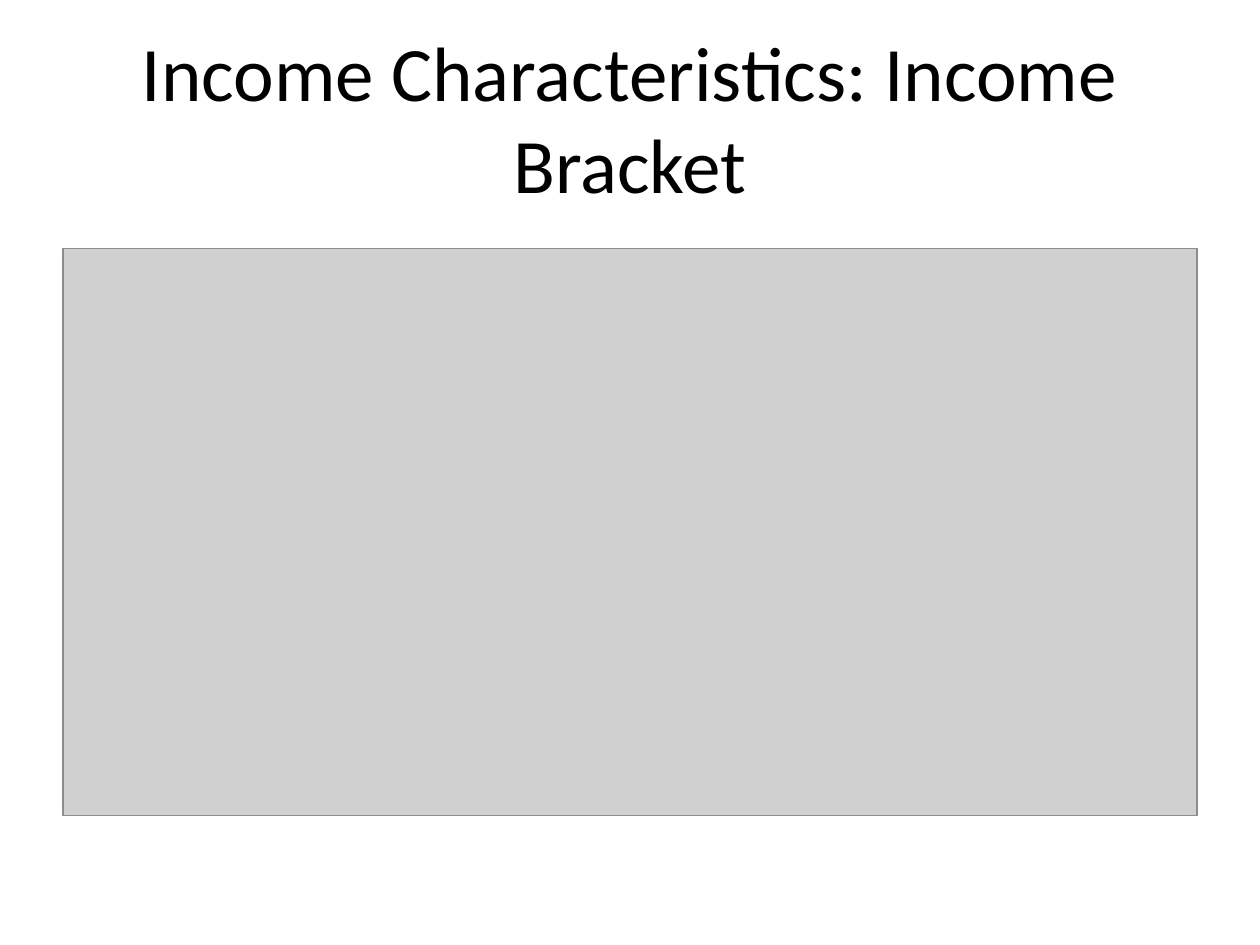
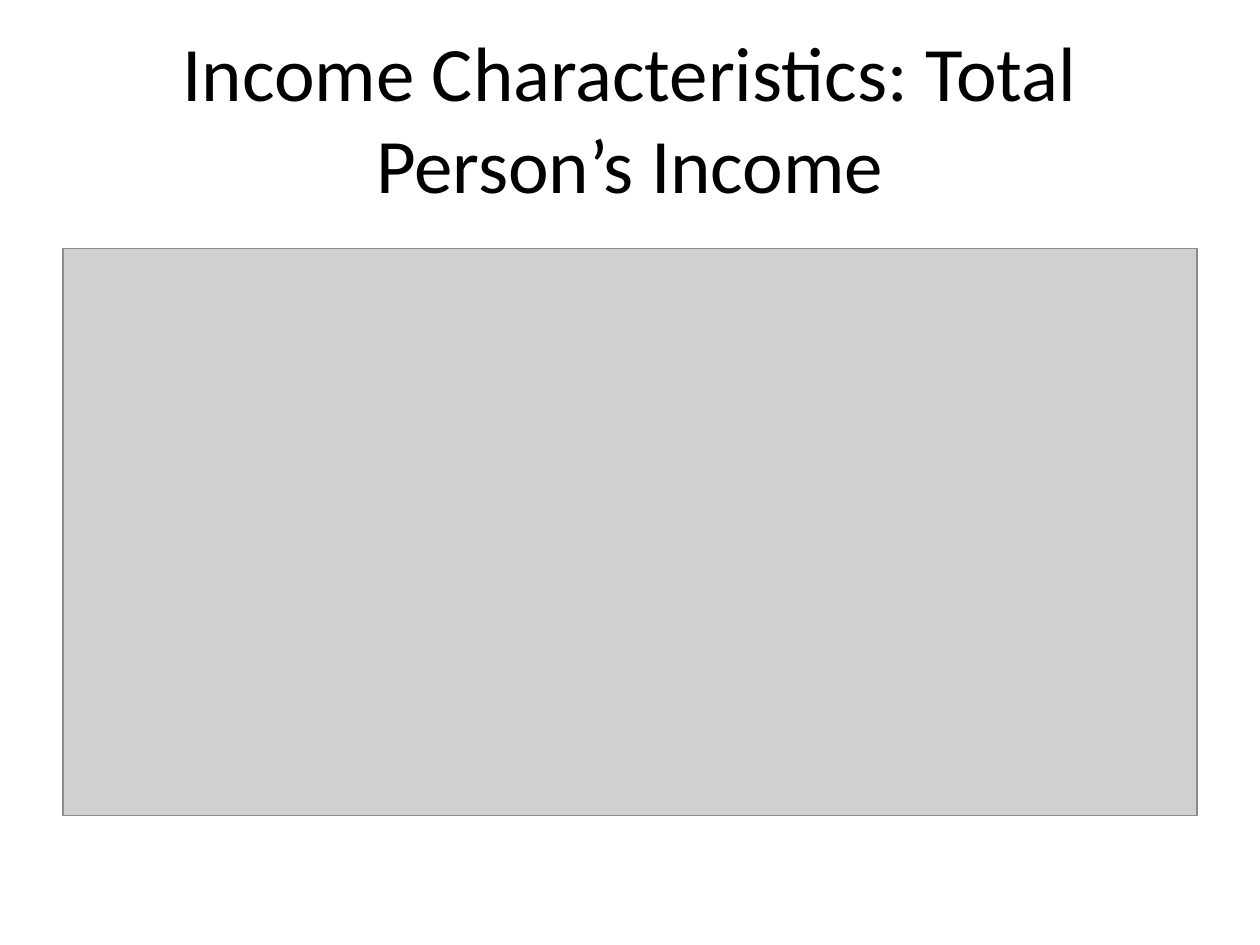
Before and after one commit to ucdiegorubi/oy_census_analysis, a slide deck: slide 6 of create_powerpoint/household_structure_estimates.pptx. Drawn at 1260x945 pixels with LibreOffice and Linux fonts; fonts in the diff are those of the drawing; grey boxes stand for pictures. Boxes give left, top, right and bottom in pixels: in the first picture for what was removed or moved away, otherwise in the second. Text is boxed around its words. In the diff, an @@ line names an element or a change of style, - is before the commit and + after.

```diff
--- a/create_powerpoint/household_structure_estimates.pptx
+++ b/create_powerpoint/household_structure_estimates.pptx
@@ title at box(183, 47, 1076, 194): text changed @@
-Income Characteristics: Income Bracket
+Income Characteristics: Total Person’s Income
```
Also in this commit, not shown: 3 slides added, 1 slide removed, 6 other files.
